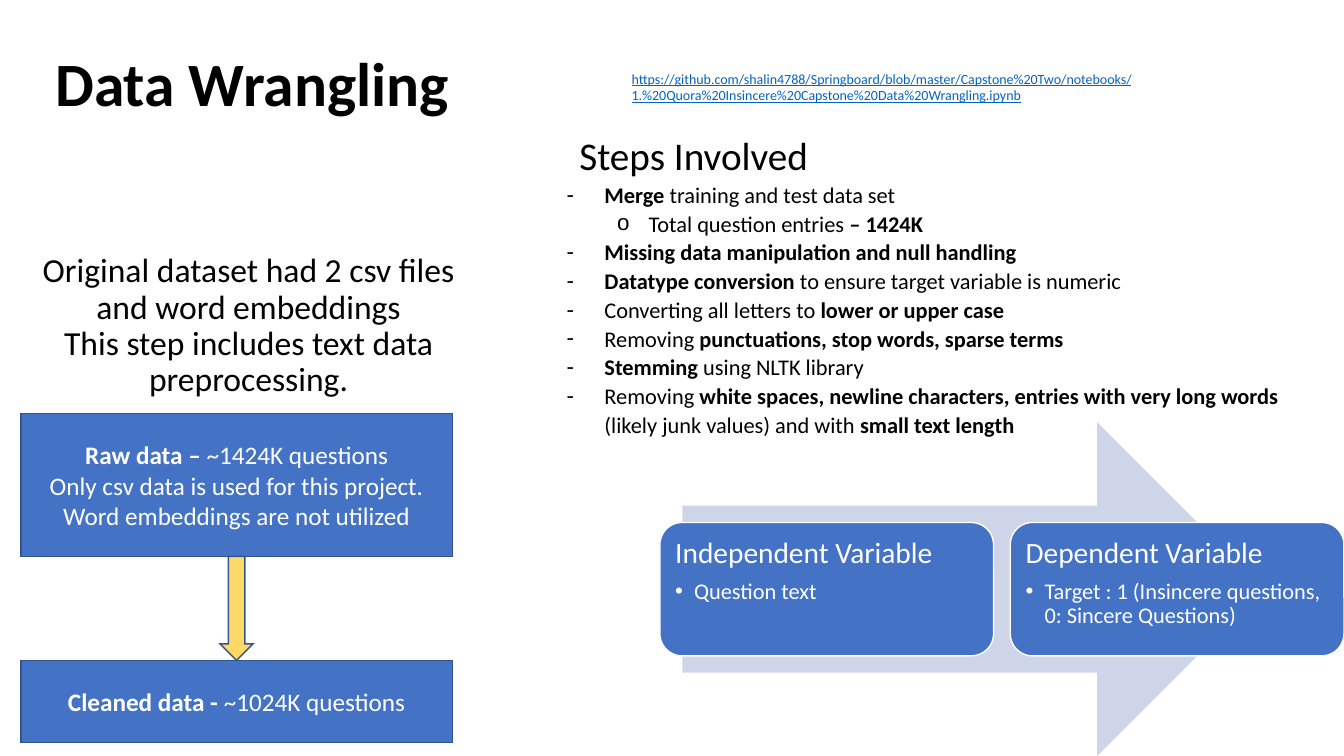
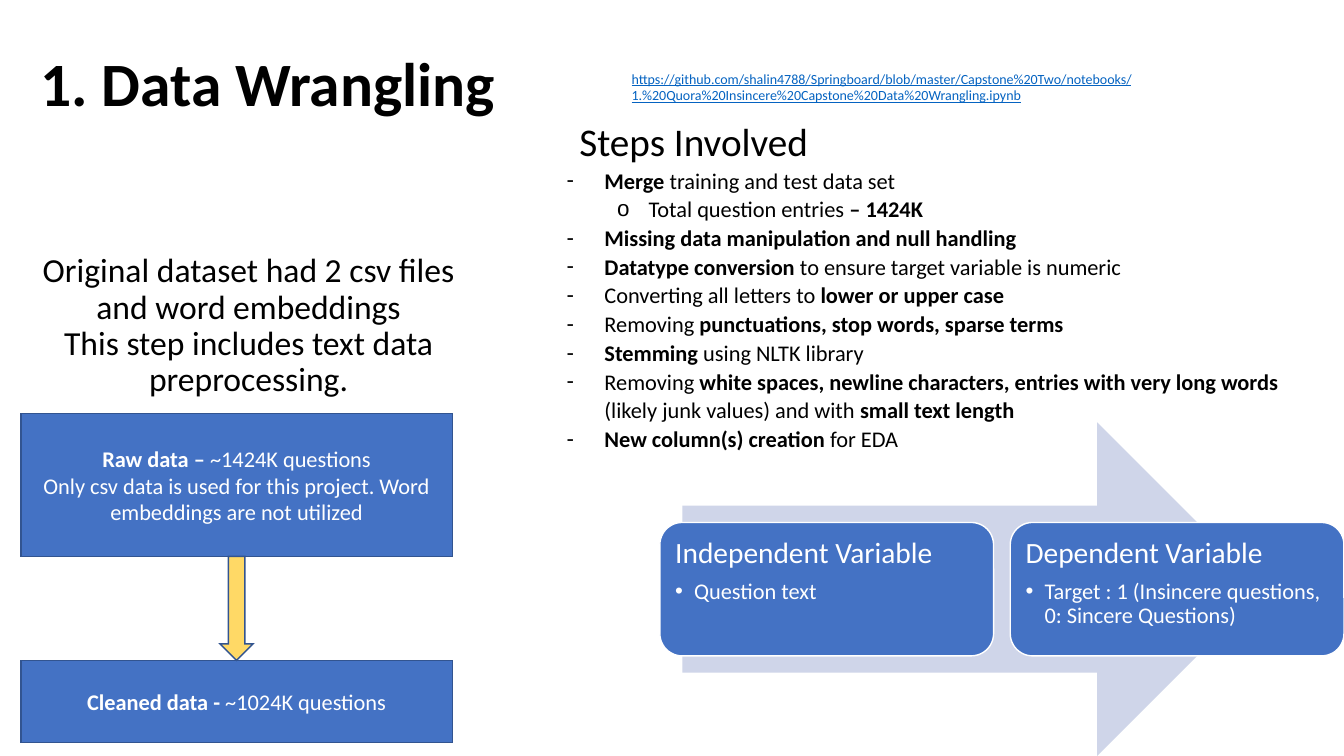
Before and after one commit to shalin4788/Springboard-Do-not-refer-, a slide deck: slide 5 of Capstone Two/reports/Capstone_Presentation.pptx. Drawn at 1344x756 pixels with LibreOffice and Linux fonts; fonts in the diff are those of the drawing. Boxes give left, top, right and bottom in pixels: in the first picture for what was removed or moved away, otherwise in the second. Text is boxed around its words. In the diff, an @@ line names an element or a change of style, - is before the commit and + after.

```diff
--- a/Capstone Two/reports/Capstone_Presentation.pptx
+++ b/Capstone Two/reports/Capstone_Presentation.pptx
@@ text at bbox=[40, 62, 495, 117]: text changed @@
-Data Wrangling
+1. Data Wrangling
@@ rectangle "Raw data – ~1424K questions" at bbox=[21, 414, 453, 558]: size 18 to 16 pt @@
@@ text at bbox=[604, 430, 898, 450]: paragraph added @@
+– New column(s) creation for EDA
@@ rectangle "Cleaned data - ~1024K questions" at bbox=[21, 660, 453, 742]: size 18 to 16 pt @@
```
Also in this commit, not shown: 7 other slides changed.
